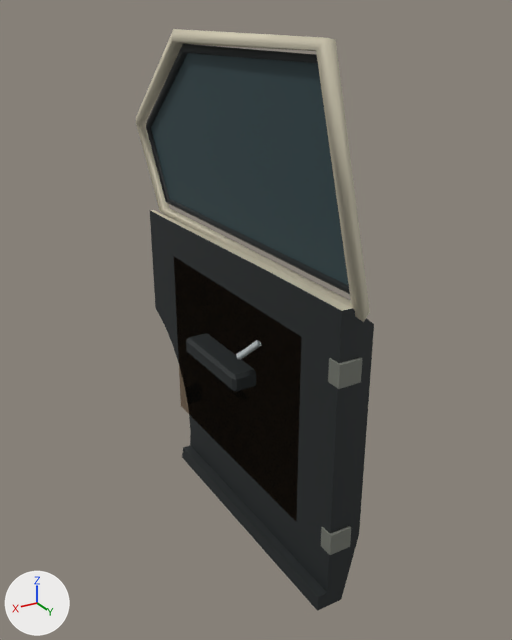
One commit to the glTF model game/assets/models/cars/zastava_101_door_rl.glb: the scene before it, then after it.
Both versions are drawn from a camera (50 mm lens) standing at (0.808, 0.969, 0.873) and looking at (-0.016, -0.404, 0.186). Lighting does not change. The marker at lower left points along +X, +Y and +Z. The picture after the commit comes second. Vertices at exactly the same position are counted once.

In view in the first picture: 'zastava_101_door_rl'.
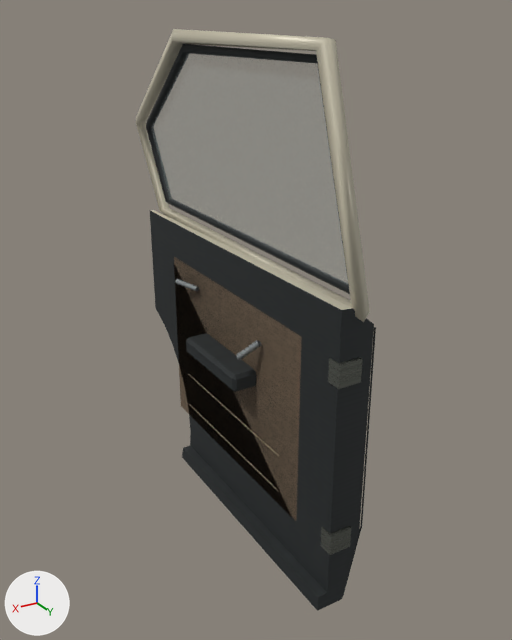
What differs and where, as boxes (x1, y1, x2, y2) in the pictures (512 x 640 px; the box of a moved part takes in the faces that stretch with it):
'zastava_101_door_rl', reshaped
    before: (136, 29, 374, 611)
    after: (136, 29, 376, 611)
part 1 of me_rear_door_glass, moved or reshaped
    before: (164, 29, 374, 600)
    after: (153, 29, 376, 600)
part 2 of me_rear_door_glass, recoloured (dark cyan)
    before: (151, 53, 348, 285)
part 3 of me_rear_door_glass, edited (looks the same)
    both: (146, 45, 350, 392)
part 4 of me_rear_door_glass, recoloured
    before: (151, 53, 348, 285)

The change, as a list of edits to the scene's bpy script:
```text
Add img_zastava_surface_atlas:
    img_zastava_surface_atlas = load_image('zastava_surface_atlas', '_unpacked/zastava_surface_atlas', 1024, 1024, 'sRGB')
Add img_zastava_roughness_atlas:
    img_zastava_roughness_atlas = load_image('zastava_roughness_atlas', '_unpacked/zastava_roughness_atlas', 1024, 1024, 'Non-Color')
Add mat_zastava_glass:
    mat_zastava_glass = bpy.data.materials.new('Zastava_Glass')
    # nodes: BsdfPrincipled, Math, Mix, OutputMaterial, VertexColor
    # colours: light grey #d1e2e1, mixed with the vertex colours
Add mat_zastava_interior:
    mat_zastava_interior = bpy.data.materials.new('Zastava_Interior')
    # uses the picture img_zastava_roughness_atlas
    # uses the picture img_zastava_surface_atlas
Add mat_zastava_metal:
    mat_zastava_metal = bpy.data.materials.new('Zastava_Metal')
    # uses the picture img_zastava_roughness_atlas
    # uses the picture img_zastava_surface_atlas
Add mat_zastava_paint:
    mat_zastava_paint = bpy.data.materials.new('Zastava_Paint')
    # uses the picture img_zastava_roughness_atlas
    # uses the picture img_zastava_surface_atlas
Change me_rear_door_glass:
    used by ob_zastava_101_door_rl; location = (0.0, 0.0, 0.0)
    remove me_rear_door_glass.from_pydata(...)  # 208 vertices, 373 faces; spans x -0.074..0.115, y -0.92..0.012, z -0.36..0.845
    add me_rear_door_glass.from_pydata(...)  # 226 vertices, 383 faces; spans x -0.074..0.115, y -0.92..0.012, z -0.36..0.845
    me_rear_door_glass part 1
    20 vertices are removed from x -0.055..0.089, y -0.903..0.0, z -0.36..0.809
    284 faces are deleted
    38 vertices are added at x -0.054..0.089, y -0.861..0.0, z -0.36..0.807
    37 new faces join them, mat_zastava_paint
    101 new faces join them, mat_zastava_metal
    156 new faces join them, mat_zastava_interior
    me_rear_door_glass part 2: 3 kept faces spanning x -0.002..0.091, y -0.86..-0.015, z 0.39..0.807 get new vertex colours; the middle colour goes from dark cyan #3c5257 to white #ffffff
    me_rear_door_glass part 3: 49 faces spanning x -0.056..0.101, y -0.905..-0.007, z -0.22..0.816 switch from mat_zastava_modular_vertex_palette to mat_zastava_interior
    me_rear_door_glass part 4: 3 faces spanning x -0.002..0.091, y -0.86..-0.015, z 0.39..0.807 switch from mat_zastava_modular_vertex_palette to mat_zastava_glass
    add me_rear_door_glass.materials.append(mat_zastava_paint)
    add me_rear_door_glass.materials.append(mat_zastava_metal)
```
